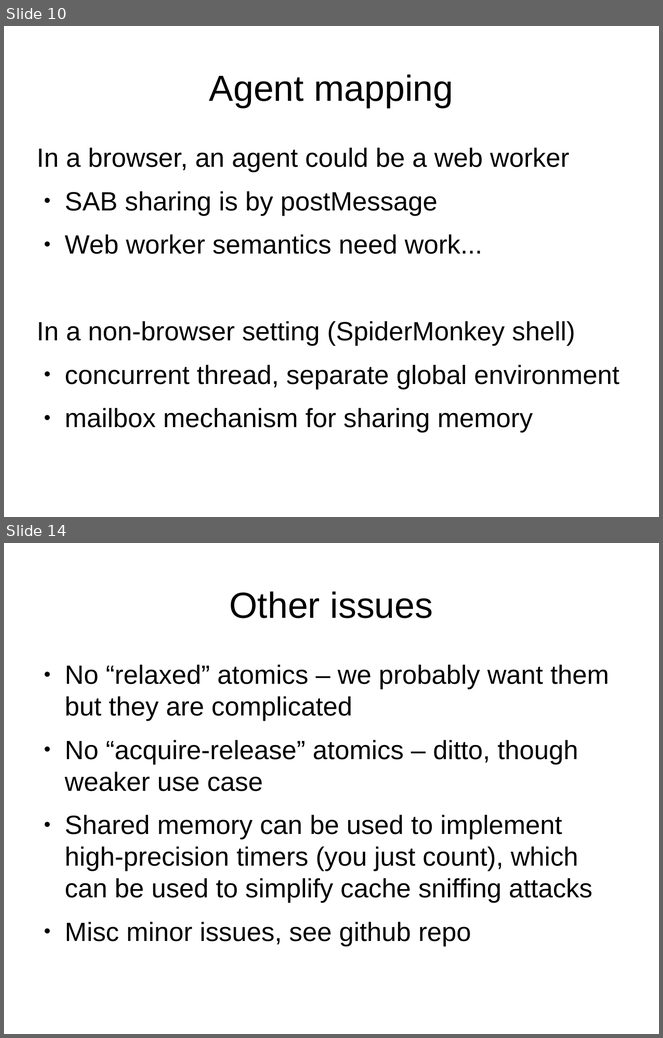
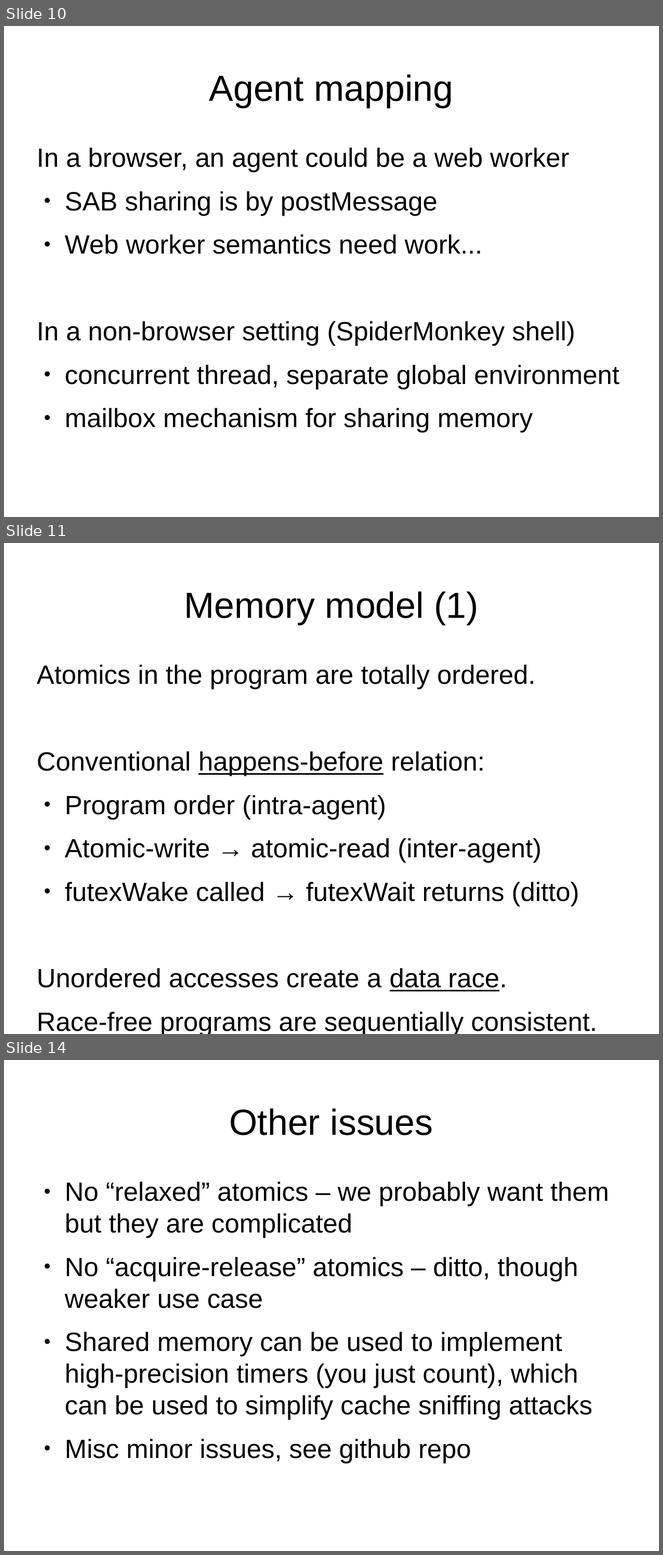
Before and after one commit to tc39/proposal-ecmascript-sharedmem, a slide deck: tc39/presentation-sept-2015.odp. Shown one above the other, each under a label of ours: slides 10 and 14 before the commit, slides 10, 11 and 14 after it; the slides between them are not shown. The pictures are 663x1038 and 663x1555 pixels, drawn with LibreOffice and Linux fonts; fonts in the diff are those of the drawing. Boxes give left, top, right and bottom in pixels: in the first picture for what was removed or moved away, otherwise in the second. Text is boxed around its words. In the diff, an @@ line names an element or a change of style, - is before the commit and + after.

```diff
--- a/tc39/presentation-sept-2015.odp
+++ b/tc39/presentation-sept-2015.odp
@@ slide 11 added at (4, 543, 659, 1034), background #FFFFFF @@
@@ title added at (184, 591, 478, 625), 44 pt, text #000000 @@
+Memory model (1)
@@ text added at (37, 665, 597, 1034), 32 pt, text #000000 @@
+Atomics in the program are totally ordered.
+Conventional happens-before relation:
+● Program order (intra-agent)
+● Atomic-write → atomic-read (inter-agent)
+● futexWake called → futexWait returns (ditto)
+Unordered accesses create a data race.
+Race-free programs are sequentially consistent.
```
Also in this commit, not shown: 7 slides changed, 5 other slides added, 1 slide removed.
